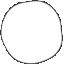
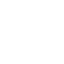
Revision of a layered 64 × 64 image; what changed, layer by layer:
pixels changed over [0, 0, 63, 64] (layer not identified)